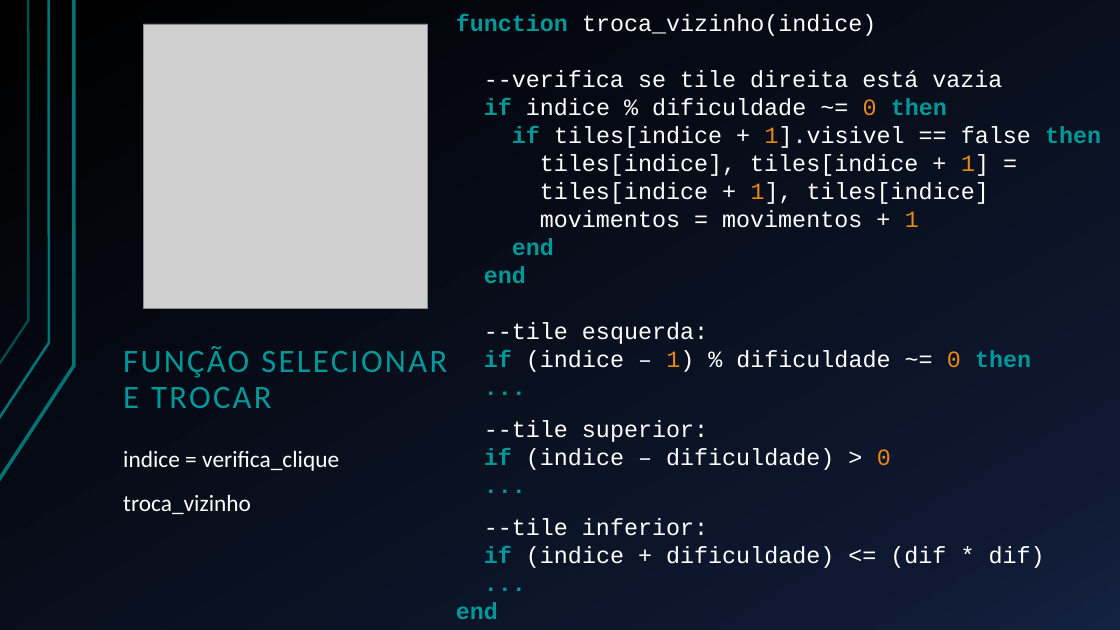
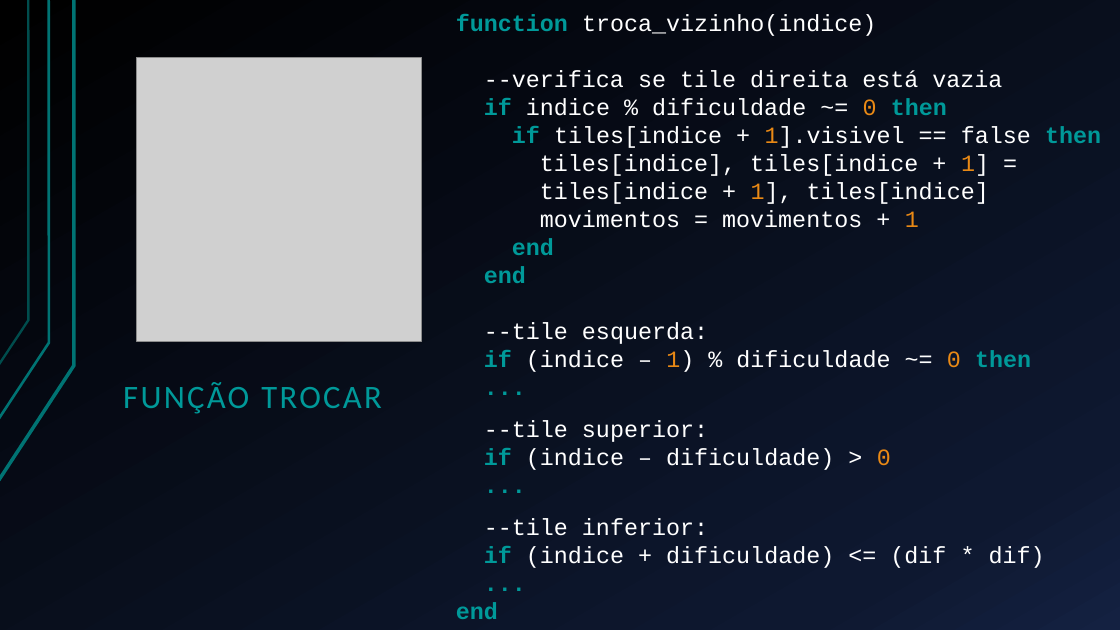
Before and after one commit to Esduard/INF1031-SLIDING_PUZZLE, a slide deck: slide 8 of Apresentação/Deslize.pptx (slide 7 before the commit). Drawn at 1120x630 pixels with LibreOffice and Linux fonts; fonts in the diff are those of the drawing; grey boxes stand for pictures. Boxes give left, top, right and bottom in pixels: in the first picture for what was removed or moved away, otherwise in the second. Text is boxed around its words. In the diff, an @@ line names an element or a change of style, - is before the commit and + after.

```diff
--- a/Apresentação/Deslize.pptx
+++ b/Apresentação/Deslize.pptx
@@ picture: place and size @@
-picture at bbox=[143, 24, 428, 309]
+picture at bbox=[136, 57, 421, 342]
@@ title at bbox=[123, 382, 381, 414]: text changed @@
-FUNÇÃO SELECIONAR E TROCAR
+FUNÇÃO TROCAR
@@ text removed at bbox=[123, 450, 339, 514] @@
-indice = verifica_clique
-troca_vizinho
```
Also in this commit, not shown: 2 other slides changed, 1 slide added.
